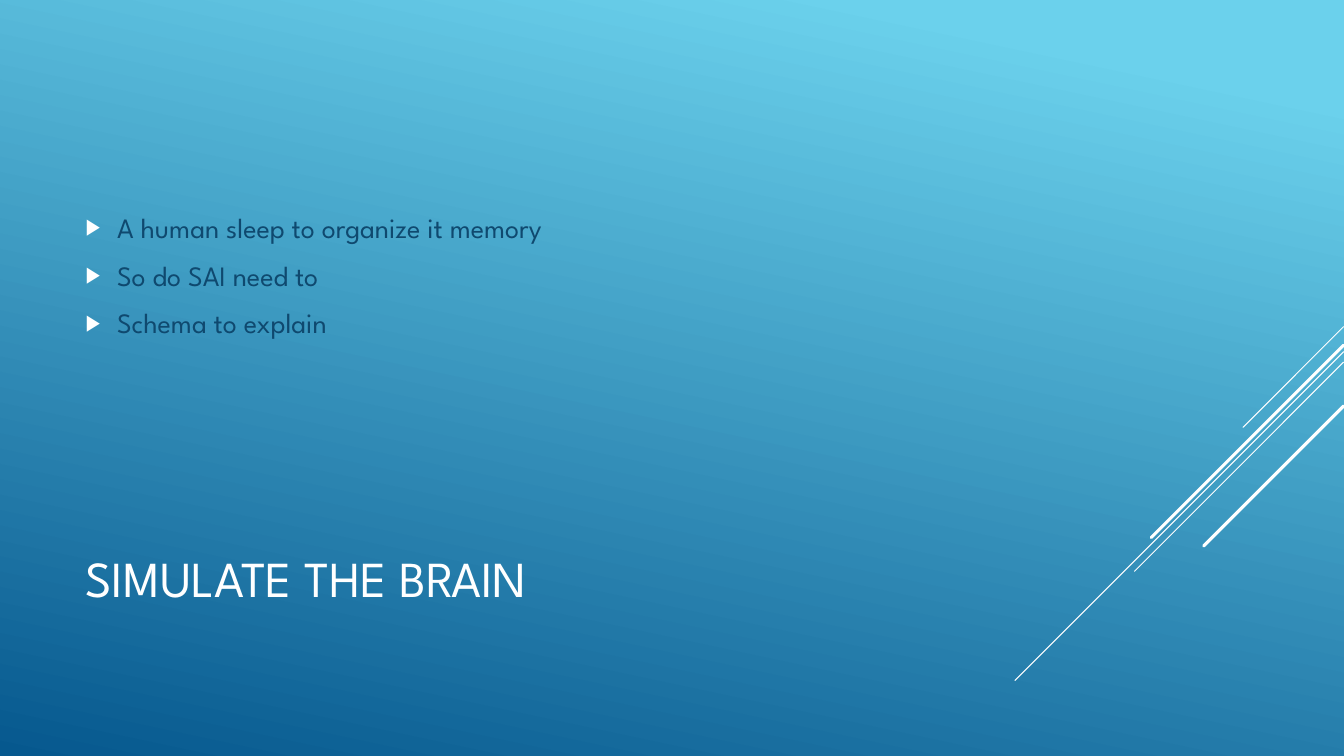
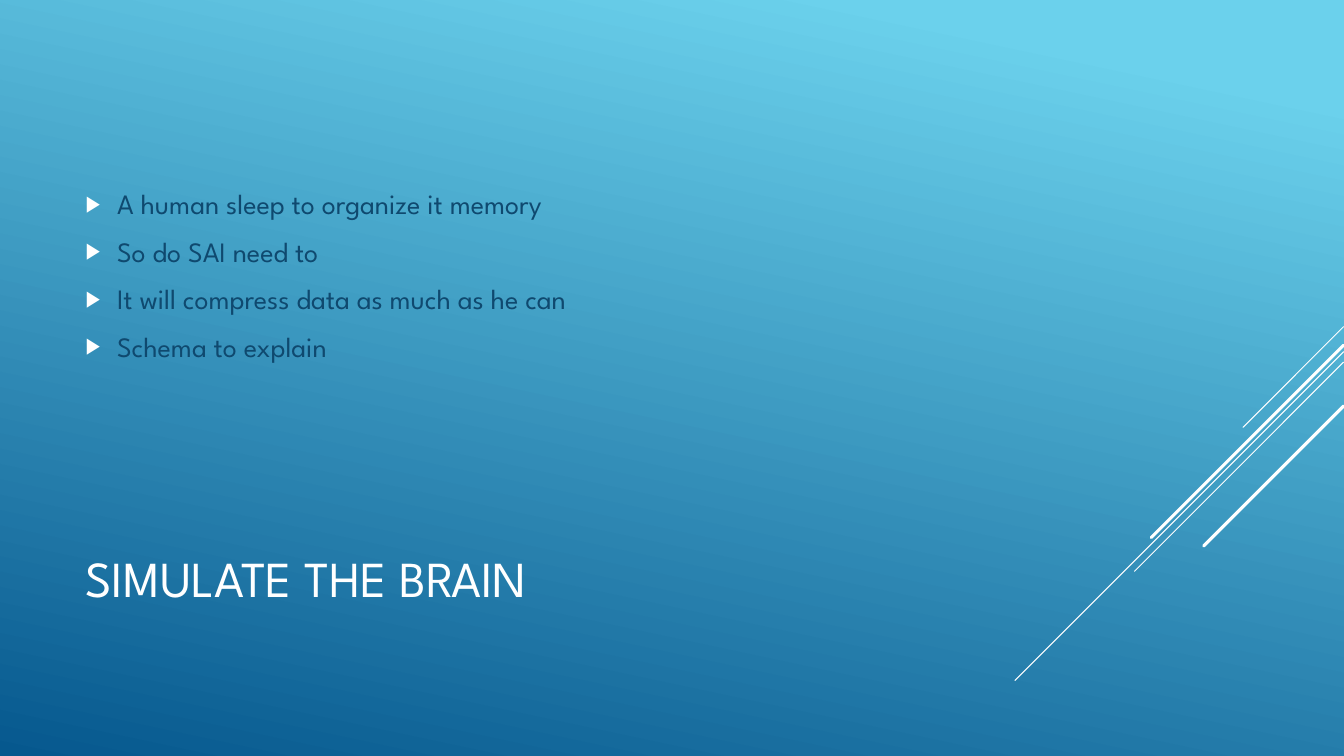
Before and after one commit to jnguyen1192/SIA, a slide deck: slide 8 of SAI_presentation.pptx. Drawn at 1344x756 pixels with LibreOffice and Linux fonts; fonts in the diff are those of the drawing. Boxes give left, top, right and bottom in pixels: in the first picture for what was removed or moved away, otherwise in the second. Text is boxed around its words. In the diff, an @@ line names an element or a change of style, - is before the commit and + after.

Commit message:
Add files via upload
#12 An advice as des on slides

```diff
--- a/SAI_presentation.pptx
+++ b/SAI_presentation.pptx
@@ text at <box>117,290,566,315</box>: paragraph added @@
+▶ It will compress data as much as he can
```
